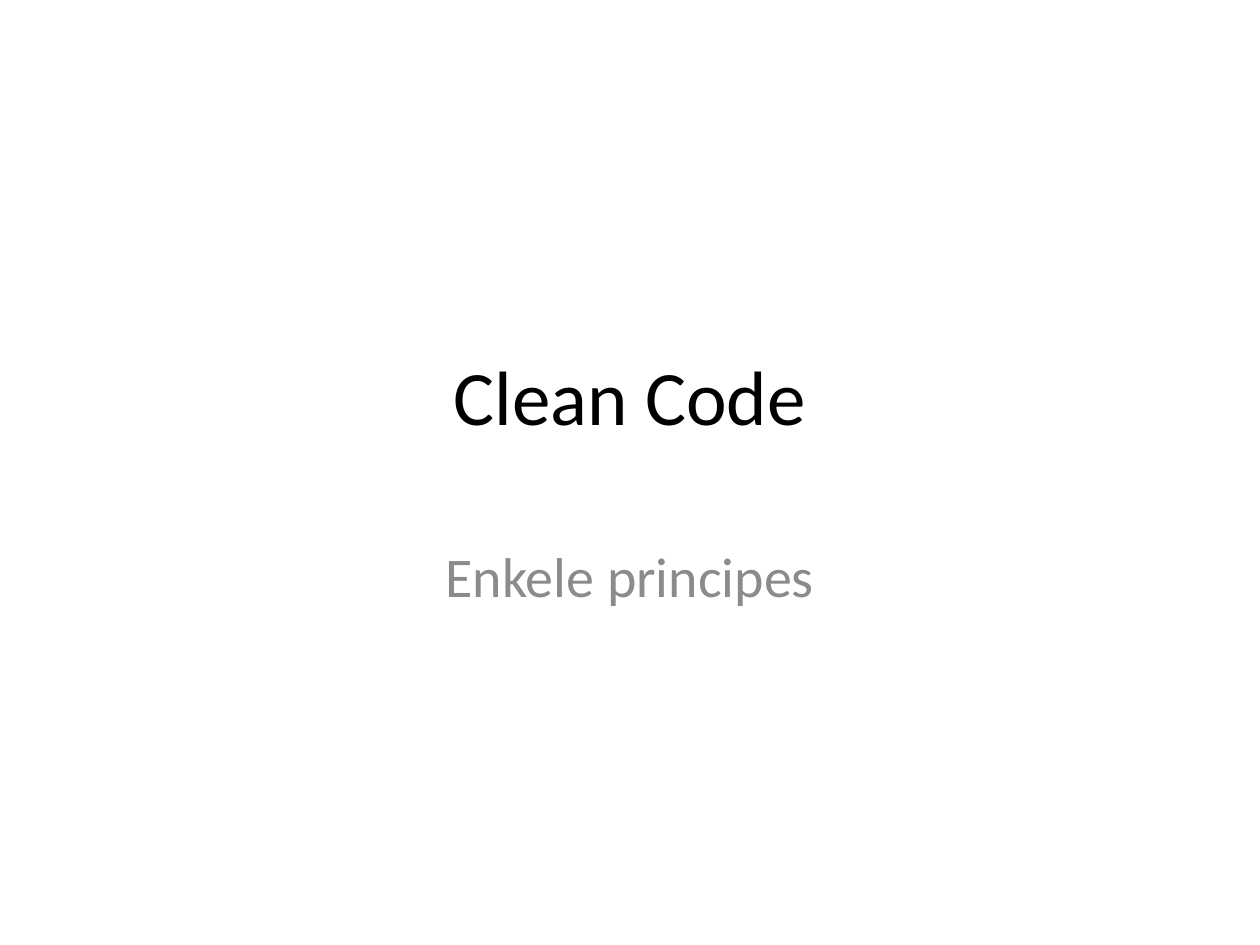
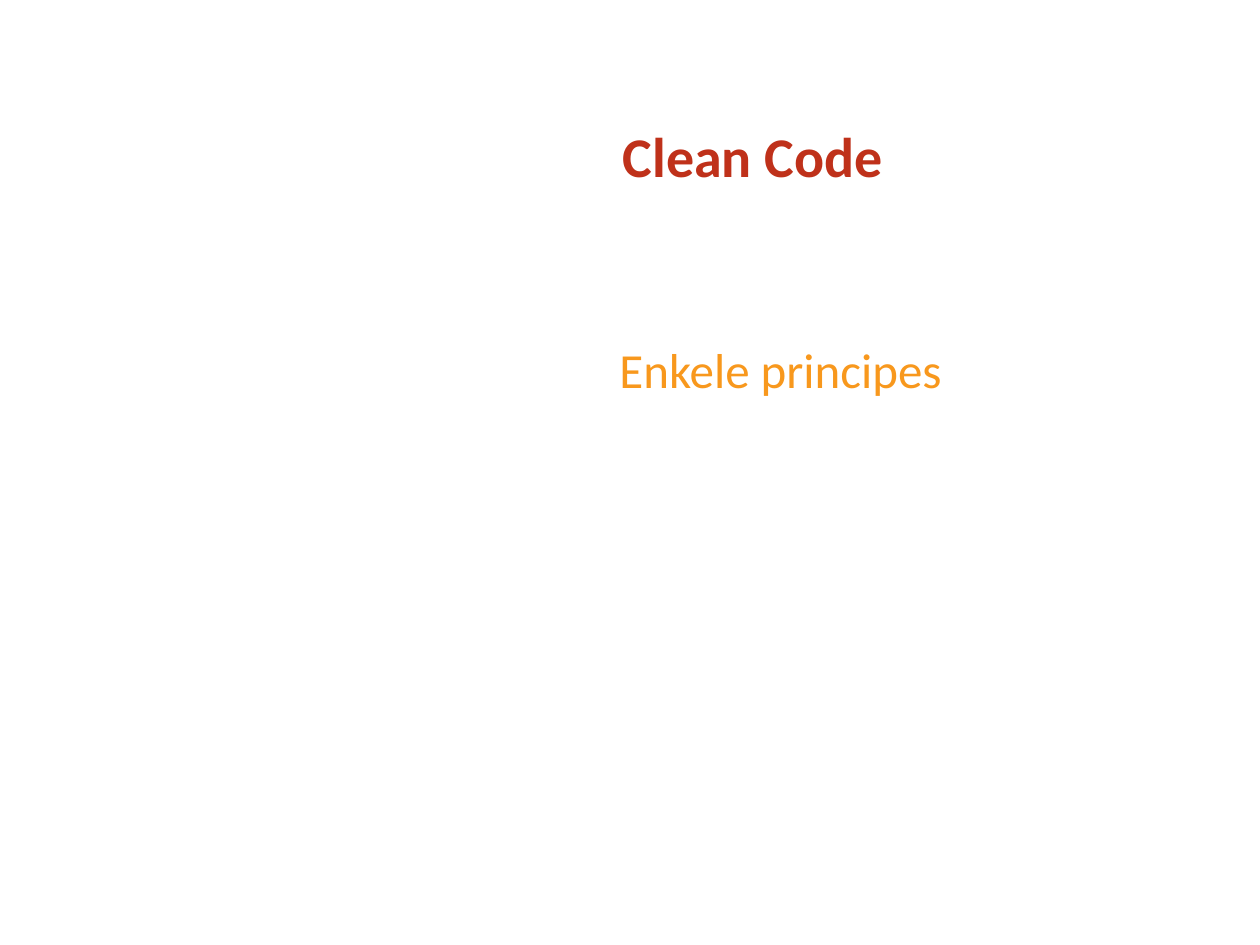
Before and after one commit to WineBewes/CleanCode, a slide deck: slide 1 of Clean Code.pptx. Drawn at 1260x945 pixels with LibreOffice and Linux fonts; fonts in the diff are those of the drawing; background and template pictures are left out. Boxes give left, top, right and bottom in pixels: in the first picture for what was removed or moved away, otherwise in the second. Text is boxed around its words. In the diff, an @@ line names an element or a change of style, - is before the commit and + after.

```diff
--- a/Clean Code.pptx
+++ b/Clean Code.pptx
@@ title "Clean Code": place and size @@
-title "Clean Code" at (454, 371, 805, 426)
+title "Clean Code" at (623, 137, 883, 178)
@@ title "Clean Code" at (623, 137, 883, 178): size 44 to 32 pt, text colour #000000 to #BF311A, bold on; alignment centre to left; vertical alignment middle to top @@
@@ subtitle "Enkele principes": place and size @@
-subtitle "Enkele principes" at (445, 558, 814, 606)
+subtitle "Enkele principes" at (619, 354, 942, 396)
@@ subtitle "Enkele principes" at (619, 354, 942, 396): size 32 to 28 pt, text colour #8C8C8C to #F8981D; alignment centre to left @@
```
Also in this commit, not shown: 19 other slides changed.
